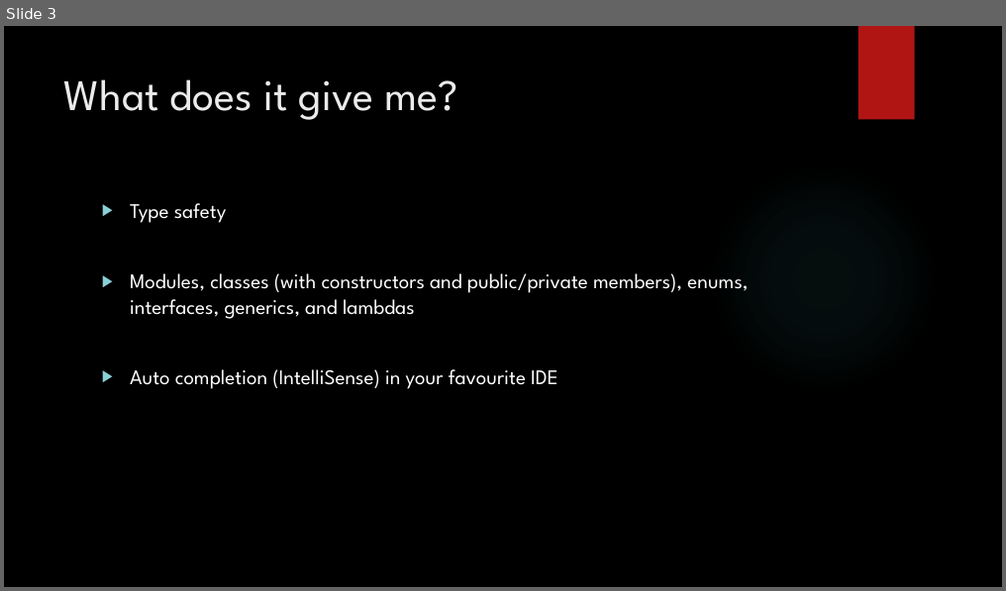
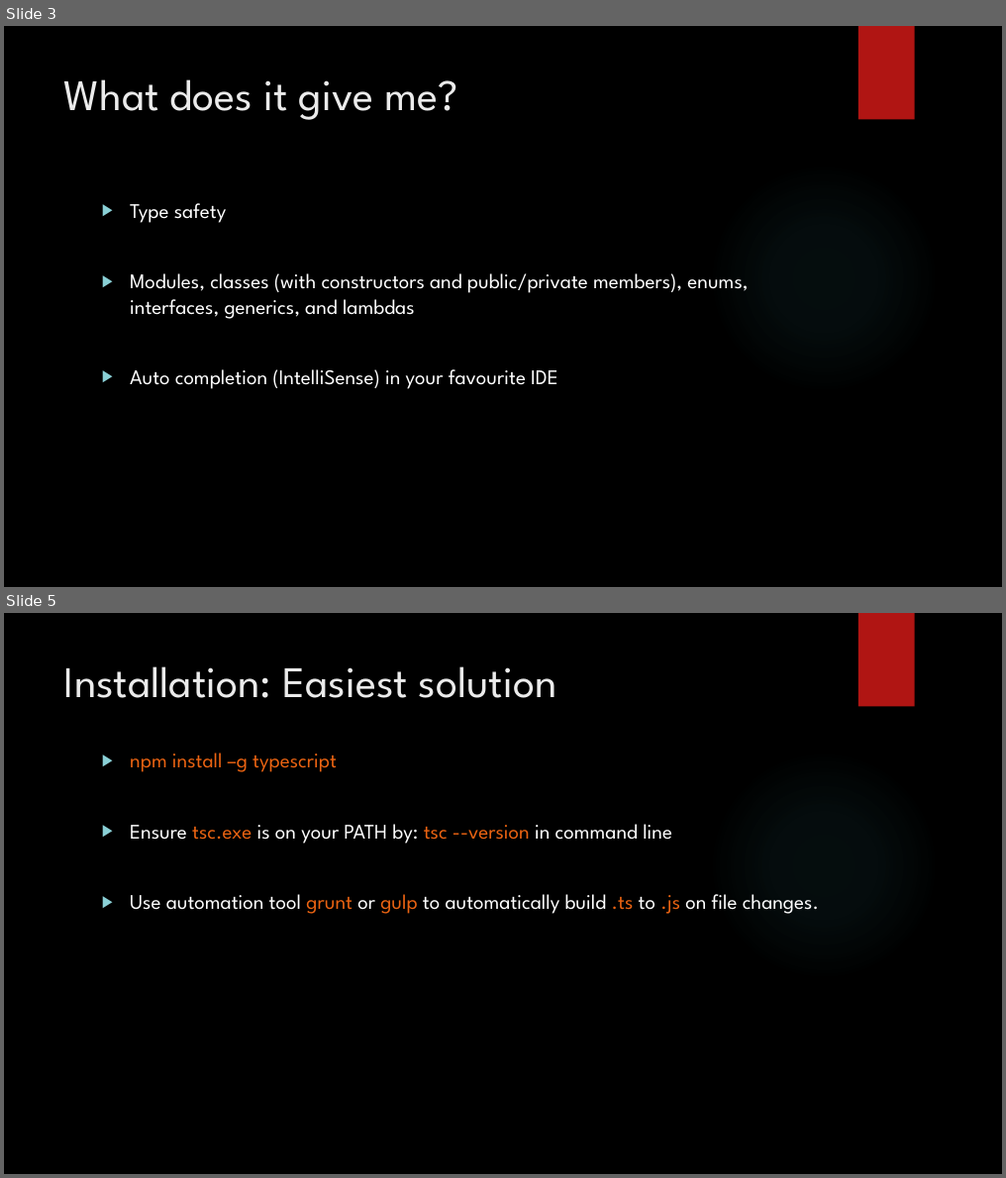
Before and after one commit to bouvet-openlab/typescript-angular-workshop, a slide deck: TypeScript.pptx. Shown one above the other, each under a label of ours: slide 3 before the commit, slides 3 and 5 after it; the slides between them are not shown. The pictures are 1006x591 and 1006x1178 pixels, drawn with LibreOffice and Linux fonts; fonts in the diff are those of the drawing; background and template pictures are left out. Boxes give left, top, right and bottom in pixels: in the first picture for what was removed or moved away, otherwise in the second. Text is boxed around its words. In the diff, an @@ line names an element or a change of style, - is before the commit and + after.

```diff
--- a/TypeScript.pptx
+++ b/TypeScript.pptx
@@ slide 5 added at box(4, 613, 1002, 1174), background picture (left out); not listed: 2 template elements that a slide beside it also shows @@
@@ title added at box(64, 666, 557, 698), 42 pt, text #EBEBEB @@
+Installation: Easiest solution
@@ text added at box(130, 753, 819, 914), 20 pt, text #FFFFFF @@
+▶ npm install –g typescript
+▶ Ensure tsc.exe is on your PATH by: tsc --version in command line
+▶ Use automation tool grunt or gulp to automatically build .ts to .js on file changes.
```
Also in this commit, not shown: 6 slides changed, 10 other slides added, 17 slides removed, 24 other files.
